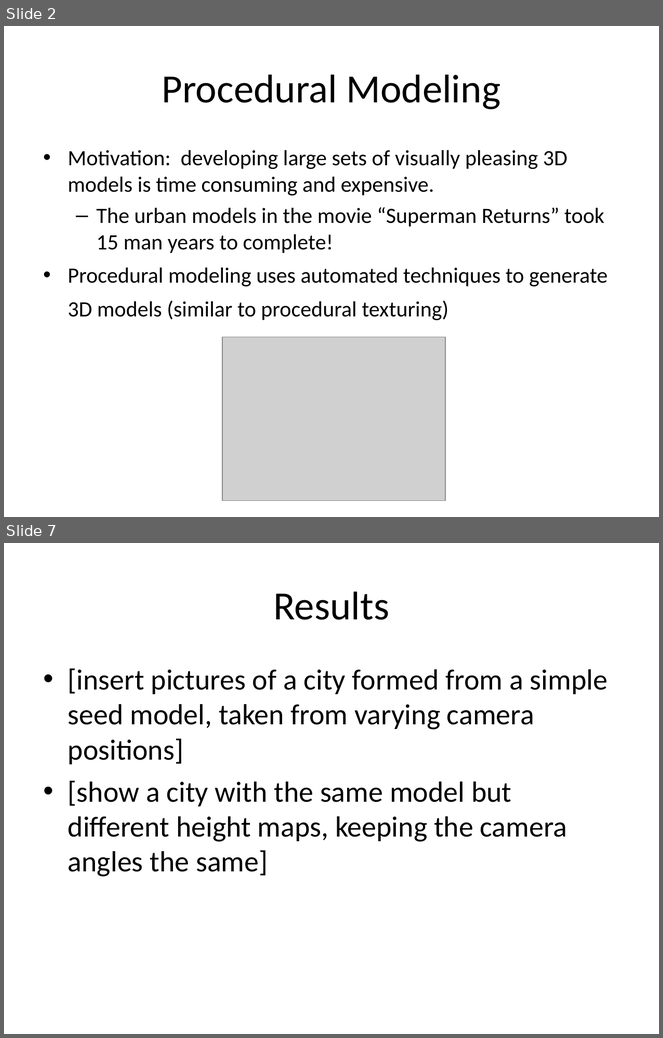
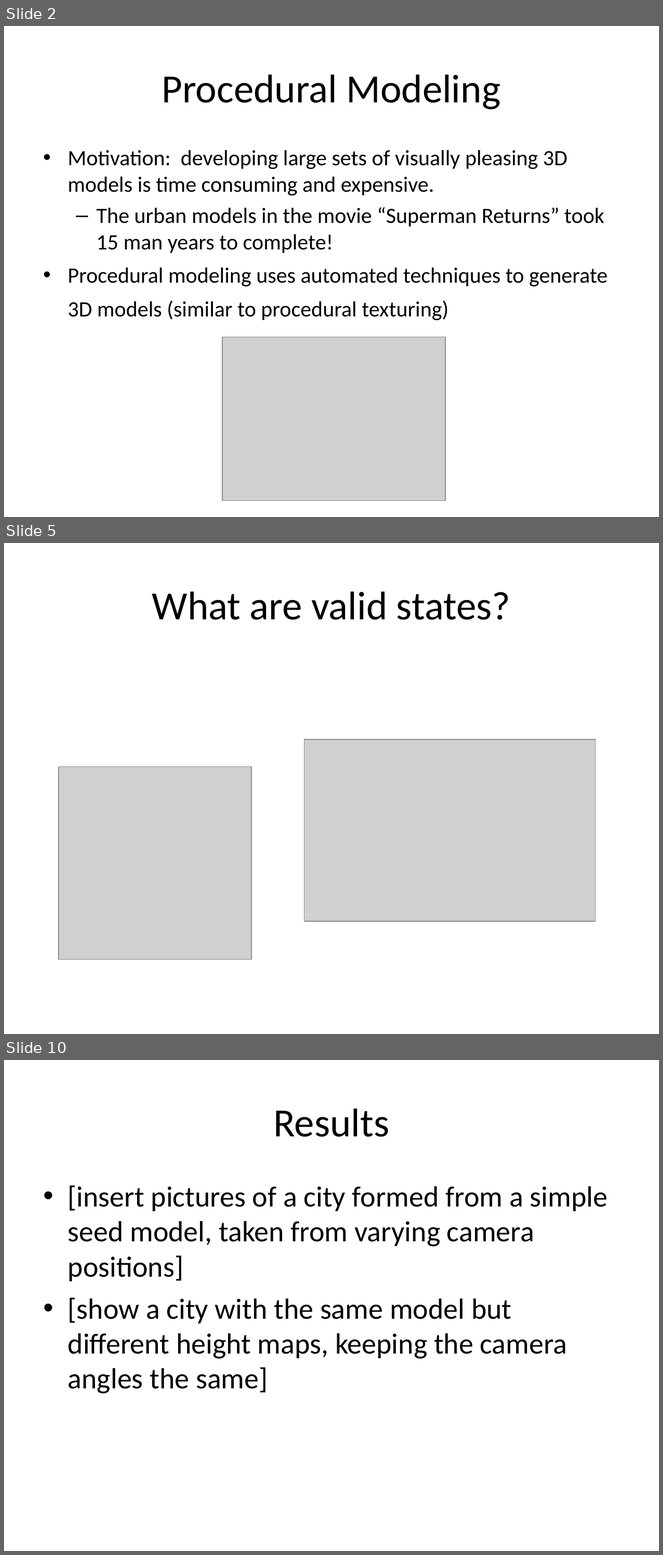
Before and after one commit to reinebold/cs580CMS, a slide deck: Documents/Creating a Procedural City.ppt. Shown one above the other, each under a label of ours: slides 2 and 7 before the commit, slides 2, 5 and 10 after it; the slides between them are not shown. The pictures are 663x1038 and 663x1555 pixels, drawn with LibreOffice and Linux fonts; fonts in the diff are those of the drawing; grey boxes stand for pictures. Boxes give left, top, right and bottom in pixels: in the first picture for what was removed or moved away, otherwise in the second. Text is boxed around its words. In the diff, an @@ line names an element or a change of style, - is before the commit and + after.

```diff
--- a/Documents/Creating a Procedural City.ppt
+++ b/Documents/Creating a Procedural City.ppt
@@ slide 5 added at box(4, 543, 659, 1034), background #FFFFFF @@
@@ title added at box(152, 591, 510, 620), 44 pt, text #000000 @@
+What are valid states?
@@ picture added at box(304, 740, 595, 922) @@
@@ picture added at box(59, 767, 251, 960) @@
@@ what was slide 7 is now slide 10 @@
```
Also in this commit, not shown: 2 slides changed, 7 other slides added, 3 slides removed, 3 other files.
